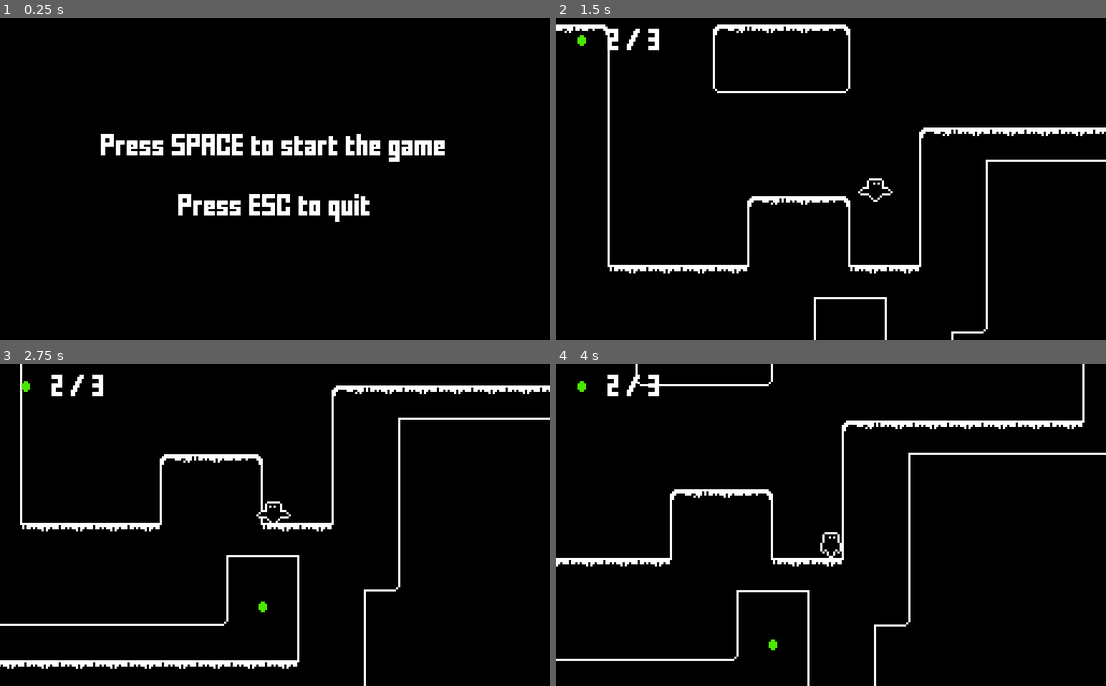
Above: before the commit, frames 1-4 (two rows, left to right).
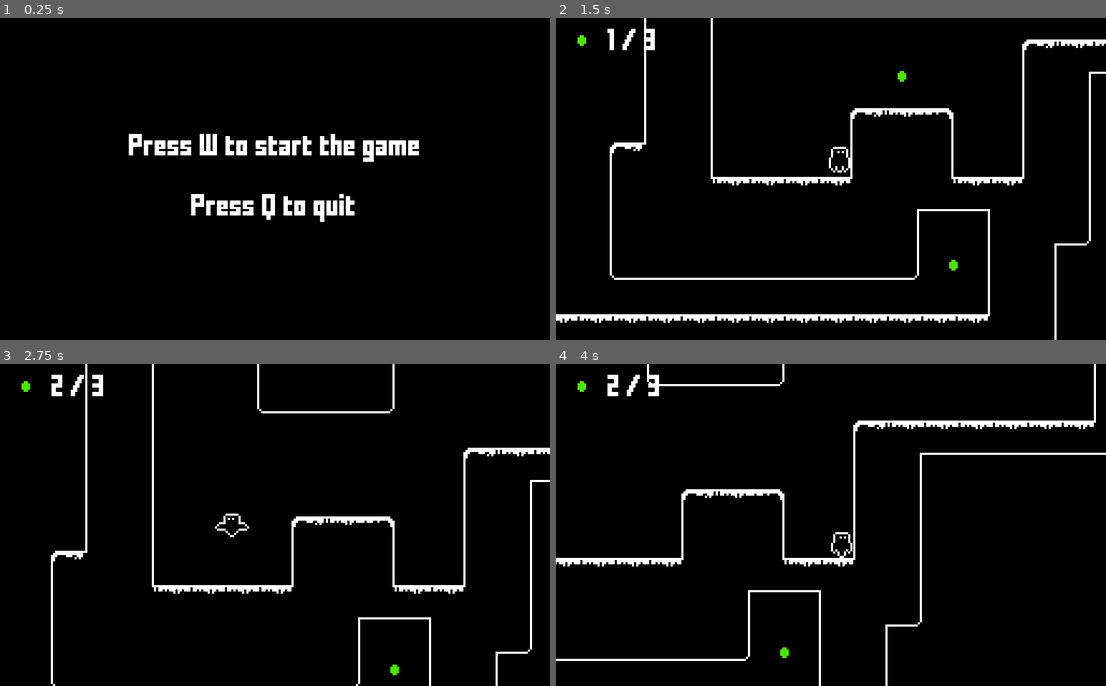
Above: after the commit, the same moments.

Repository: kylehorton33/1bit-platformer
Game: Godot game, scene res://src/Main.tscn
The game is run twice, just before and just after one commit, with the same random seed, the same clock (stepped at 60 frames per second) and the same inputs.
Inputs:
- Up to frame 1 (0.25 s): no input
- Up to frame 2 (1.5 s): tap Space (jump) at 0.5, 0.77 s; hold Enter (ui_accept) 0.53-1.28 s; hold Right (ui_right) from 0.53 s (still down); tap W (start, bound only after the commit) at 0.8, 1.35 s
- Up to frame 3 (2.75 s): tap Space (jump) at 1.52 s; tap Enter (ui_accept) at 1.55 s; release Right (ui_right) at 2.03 s; hold Left (ui_left) from 2.03 s (still down); hold Enter (ui_accept) from 2.03 s (still down); tap W (start, bound only after the commit) at 2.3 s
- Up to frame 4 (4 s): release Left (ui_left) at 2.78 s; release Enter (ui_accept) at 2.78 s; hold Right (ui_right) from 2.78 s (still down); tap W (start, bound only after the commit) at 2.85, 3.8 s; tap Space (jump) at 3.02, 3.77 s; tap Enter (ui_accept) at 3.05 s; hold Enter (ui_accept) from 3.53 s (still down)

The runs differ from the first frame. In frame 1, 3.0% of the frame differs, in the area x 18-81%, y 36-64%; in frame 2, 8.8%, in the area x 0-100%, y 0-100%; in frame 3, 7.7%; in frame 4, 2.9%.

Commit message:
change quit/start buttons

Diff:
--- a/project.godot
+++ b/project.godot
@@ -58,6 +58,16 @@
 "events": [ Object(InputEventKey,"resource_local_to_scene":false,"resource_name":"","device":0,"alt":false,"shift":false,"control":false,"meta":false,"command":false,"pressed":false,"scancode":32,"physical_scancode":0,"unicode":0,"echo":false,"script":null)
  ]
 }
+start={
+"deadzone": 0.5,
+"events": [ Object(InputEventKey,"resource_local_to_scene":false,"resource_name":"","device":0,"alt":false,"shift":false,"control":false,"meta":false,"command":false,"pressed":false,"scancode":87,"physical_scancode":0,"unicode":0,"echo":false,"script":null)
+ ]
+}
+quit={
+"deadzone": 0.5,
+"events": [ Object(InputEventKey,"resource_local_to_scene":false,"resource_name":"","device":0,"alt":false,"shift":false,"control":false,"meta":false,"command":false,"pressed":false,"scancode":81,"physical_scancode":0,"unicode":0,"echo":false,"script":null)
+ ]
+}
 
 [physics]
 
--- a/src/Main.gd
+++ b/src/Main.gd
@@ -13,15 +13,15 @@
 	welcome_message()
 
 func _input(event):
-	if event.is_action_pressed("ui_cancel"):
+	if event.is_action_pressed("quit"):
 		get_tree().quit()
-	if !world && event.is_action_pressed("ui_accept"):
+	if !world && event.is_action_pressed("start"):
 		start_game()
 
 func welcome_message():
 	var welcome_message = FullScreenMessage.instance()
 	ui.add_child(welcome_message)
-	welcome_message.text = "Press SPACE to start the game\n\nPress ESC to quit"
+	welcome_message.text = "Press W to start the game\n\nPress Q to quit"
 
 func start_game():
 	delete_children(ui)
@@ -55,5 +55,5 @@
 func win_message():
 	var win_message = FullScreenMessage.instance()
 	ui.add_child(win_message)
-	win_message.text = "YOU WIN!\n\nPress SPACE to start the game\n\nPress ESC to quit"
+	win_message.text = "YOU WIN!\n\nPress W to start the game\n\nPress Q to quit"
 	win_message.play_win()
